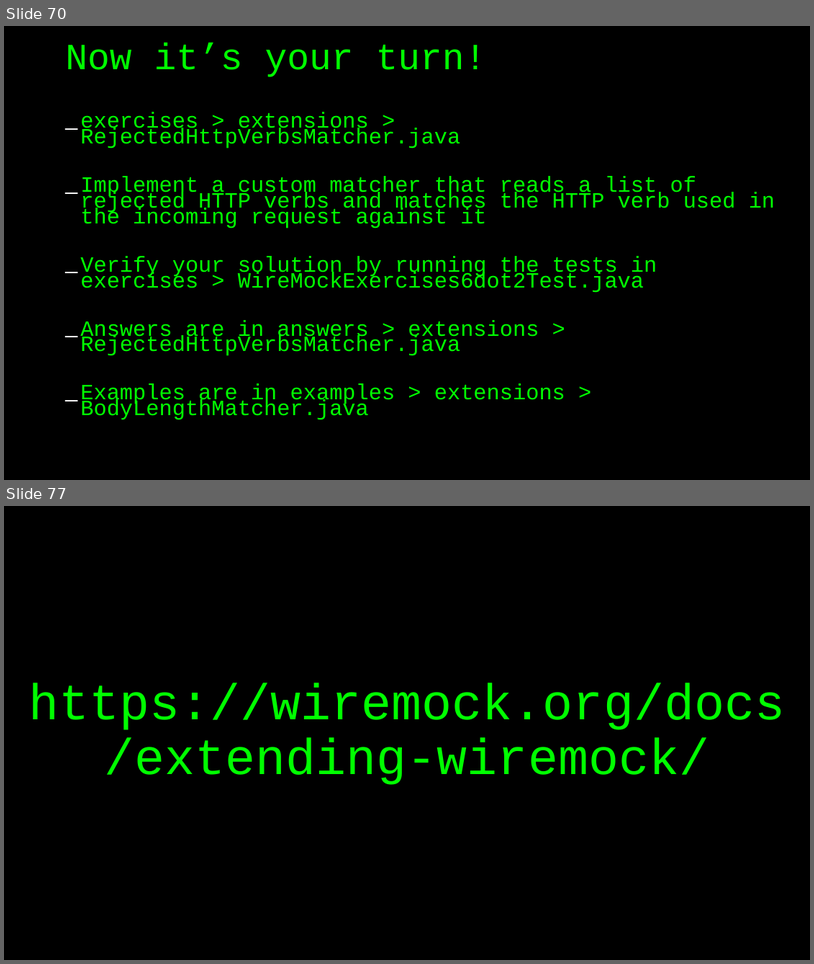
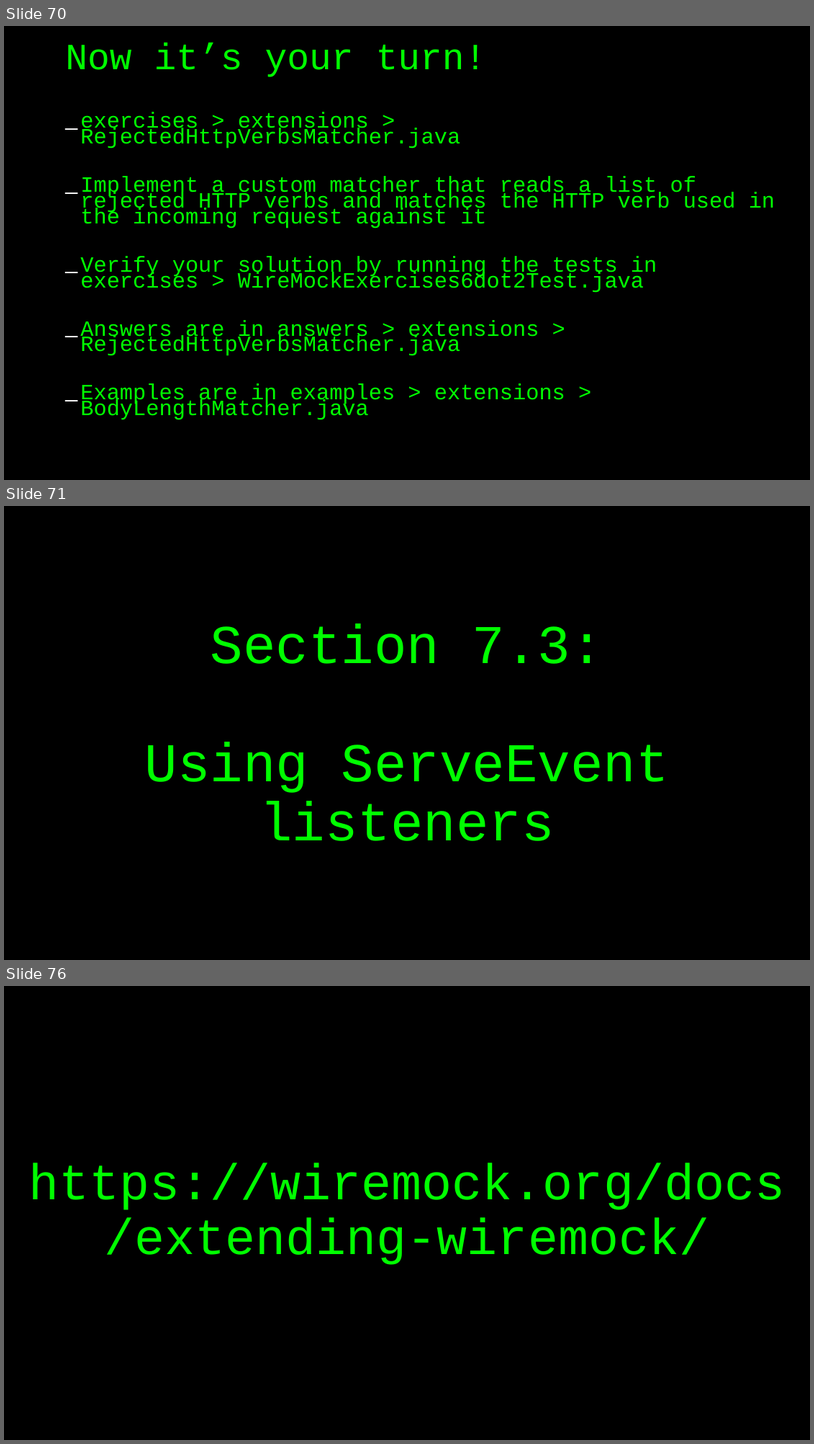
Before and after one commit to basdijkstra/wiremock-workshop, a slide deck: wiremock_workshop.odp. Shown one above the other, each under a label of ours: slides 70 and 77 before the commit, slides 70, 71 and 76 after it; the slides between them are not shown. The pictures are 814x964 and 814x1444 pixels, drawn with LibreOffice and Linux fonts; fonts in the diff are those of the drawing. Boxes give left, top, right and bottom in pixels: in the first picture for what was removed or moved away, otherwise in the second. Text is boxed around its words. In the diff, an @@ line names an element or a change of style, - is before the commit and + after.

```diff
--- a/wiremock_workshop.odp
+++ b/wiremock_workshop.odp
@@ slide 71 added at bbox=[4, 506, 810, 960], background #000000 @@
@@ title added at bbox=[145, 624, 669, 841], 65 pt, text #00FF00 @@
+Section 7.3:
+Using ServeEvent listeners
@@ what was slide 77 is now slide 76 @@
```
Also in this commit, not shown: 3 slides changed, 1 other slide added, 3 slides removed, 2 other files.
